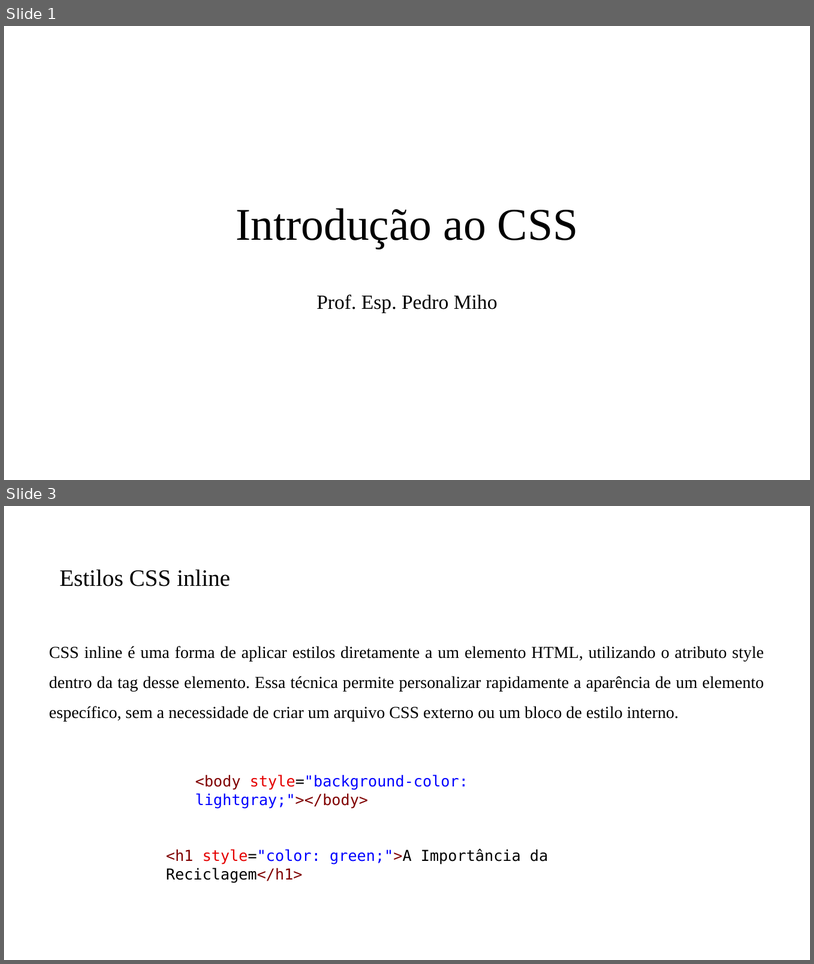
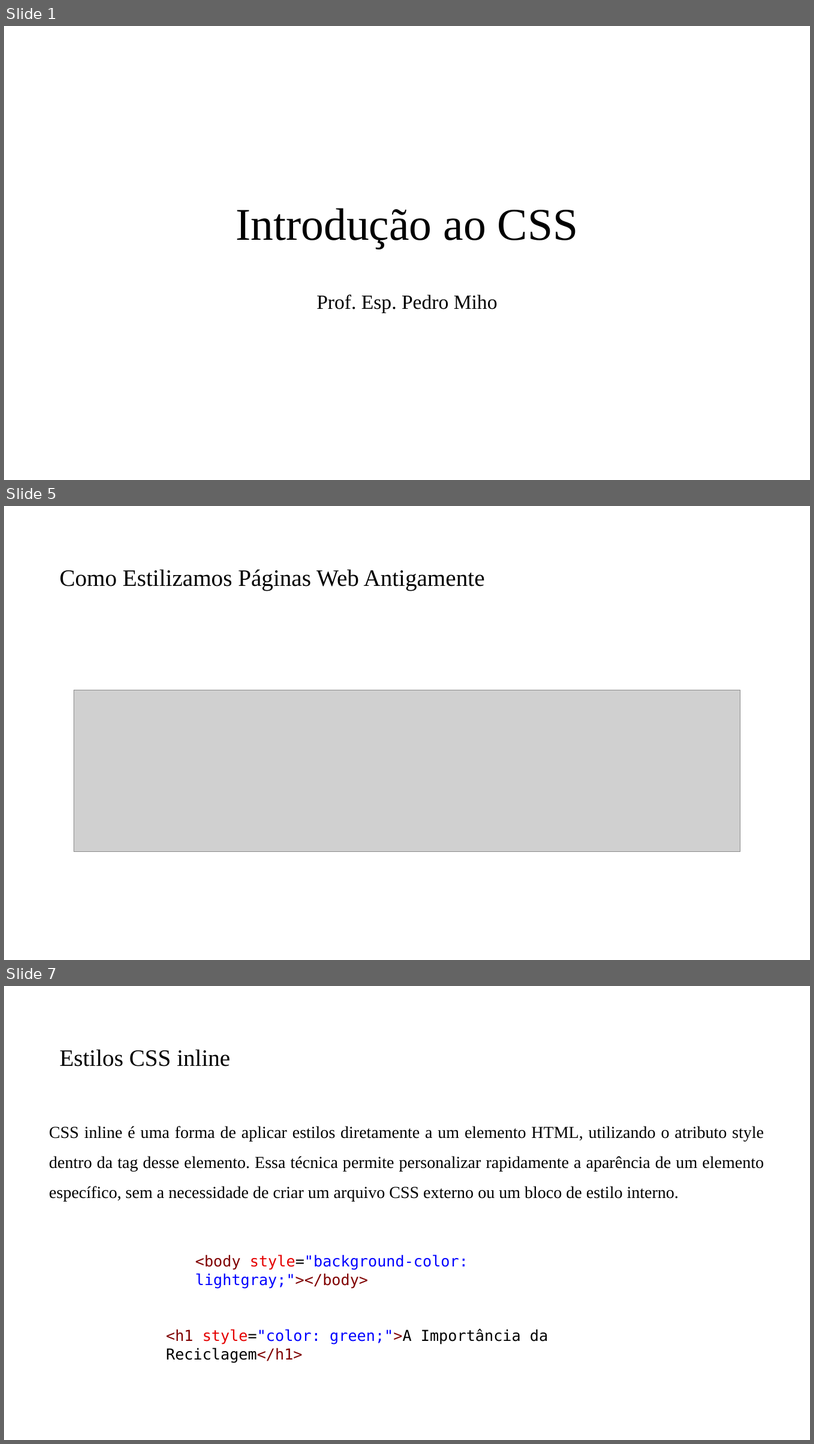
Before and after one commit to PedroMiho/Logica-de-Programacao, a slide deck: Módulo 01 - HTML e CSS/Aula 04 - Introdução ao CSS/Introdução ao CSS.pptx. Shown one above the other, each under a label of ours: slides 1 and 3 before the commit, slides 1, 5 and 7 after it; the slides between them are not shown. The pictures are 814x964 and 814x1444 pixels, drawn with LibreOffice and Linux fonts; fonts in the diff are those of the drawing; grey boxes stand for pictures; background and template pictures are left out. Boxes give left, top, right and bottom in pixels: in the first picture for what was removed or moved away, otherwise in the second. Text is boxed around its words. In the diff, an @@ line names an element or a change of style, - is before the commit and + after.

```diff
--- a/Módulo 01 - HTML e CSS/Aula 04 - Introdução ao CSS/Introdução ao CSS.pptx
+++ b/Módulo 01 - HTML e CSS/Aula 04 - Introdução ao CSS/Introdução ao CSS.pptx
@@ slide 5 added at (4,506,810,960), background #FFFFFF @@
@@ title added at (60,569,485,590), 28 pt, text #000000 @@
+Como Estilizamos Páginas Web Antigamente
@@ picture added at (74,690,741,852) @@
@@ what was slide 3 is now slide 7 @@
```
Also in this commit, not shown: 4 other slides added, 1 slide removed, 2 other files.
